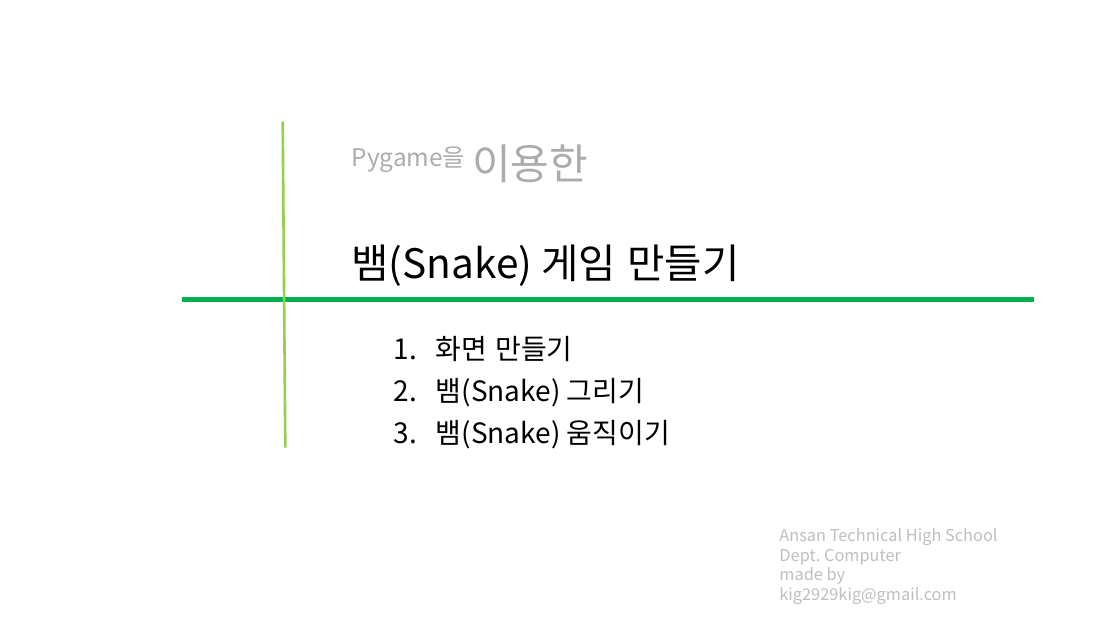
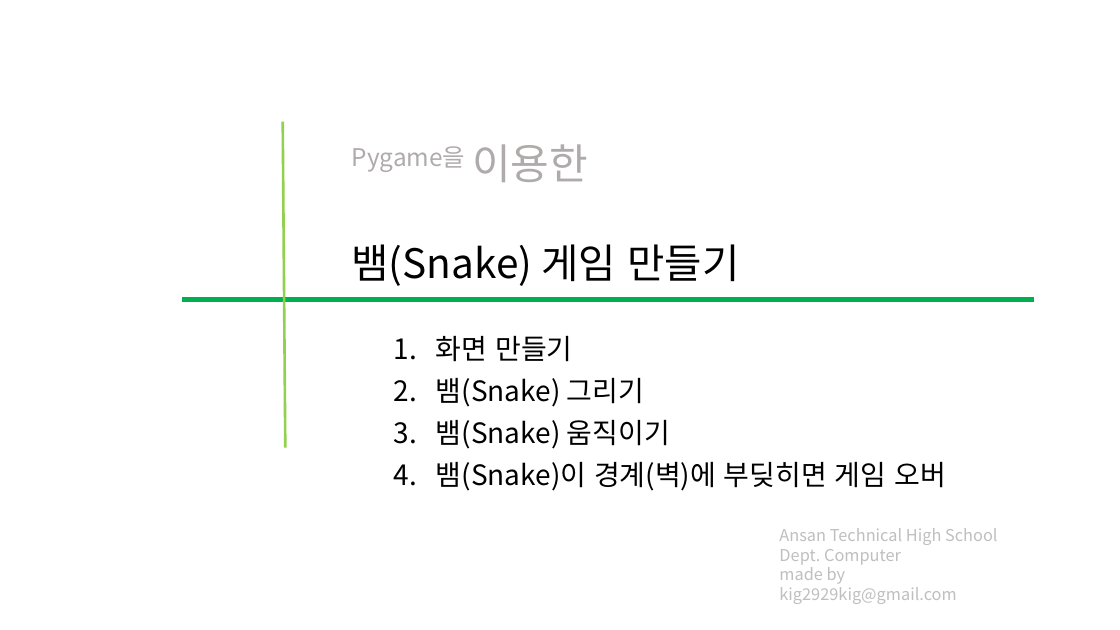
Before and after one commit to kig2929kig/ui, a slide deck: slide 1 of snake.pptx. Drawn at 1120x630 pixels with LibreOffice and Linux fonts; fonts in the diff are those of the drawing. Boxes give left, top, right and bottom in pixels: in the first picture for what was removed or moved away, otherwise in the second. Text is boxed around its words. In the diff, an @@ line names an element or a change of style, - is before the commit and + after.

```diff
--- a/snake.pptx
+++ b/snake.pptx
@@ subtitle at [436, 461, 946, 491]: paragraph added @@
+4. 뱀(Snake)이 경계(벽)에 부딪히면 게임 오버
```
Also in this commit, not shown: 6 slides added, 1 slide removed.
